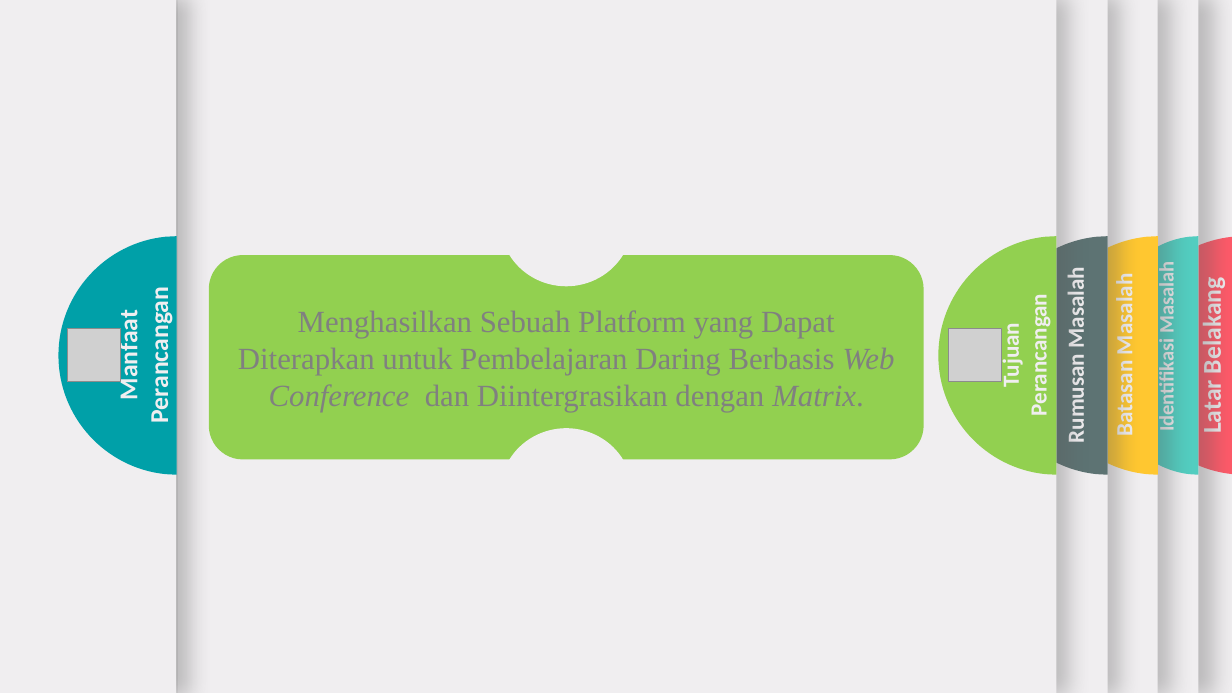
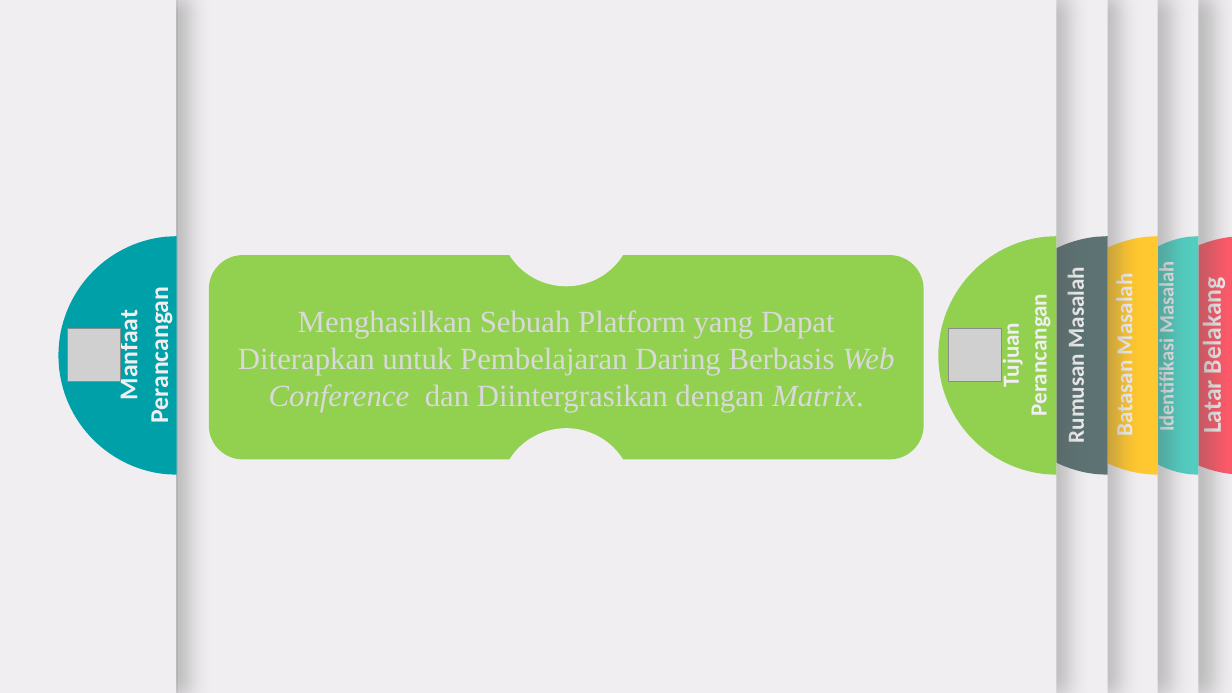
Before and after one commit to triadmoko/skripsi, a slide deck: slide 9 of Sempro/Sempro .pptx. Drawn at 1232x693 pixels with LibreOffice and Linux fonts; fonts in the diff are those of the drawing; grey boxes stand for pictures. Boxes give left, top, right and bottom in pixels: in the first picture for what was removed or moved away, otherwise in the second. Text is boxed around its words. In the diff, an @@ line names an element or a change of style, - is before the commit and + after.

```diff
--- a/Sempro/Sempro .pptx
+++ b/Sempro/Sempro .pptx
@@ rounded rectangle "Menghasilkan Sebuah Platform yang Dapat ..." at bbox=[209, 255, 924, 459]: text colour #808080 to #D9D9D9 @@
```
Also in this commit, not shown: 2 other slides changed, 14 slides added, 11 slides removed, 1 other file.
